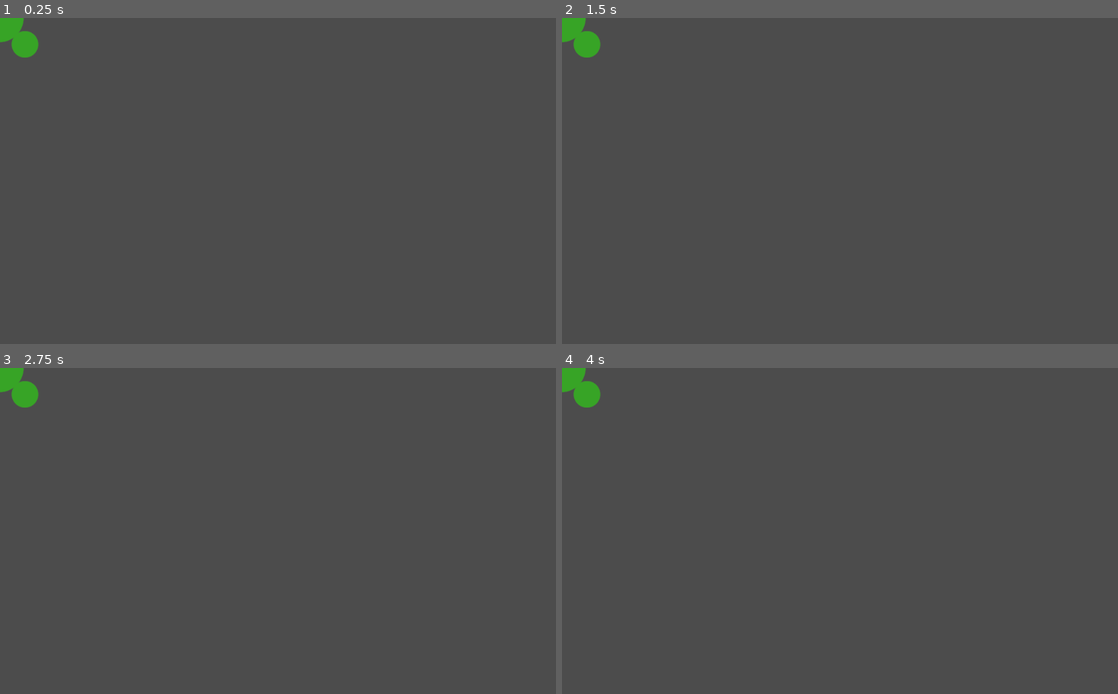
Above: before the commit, frames 1-4 (two rows, left to right).
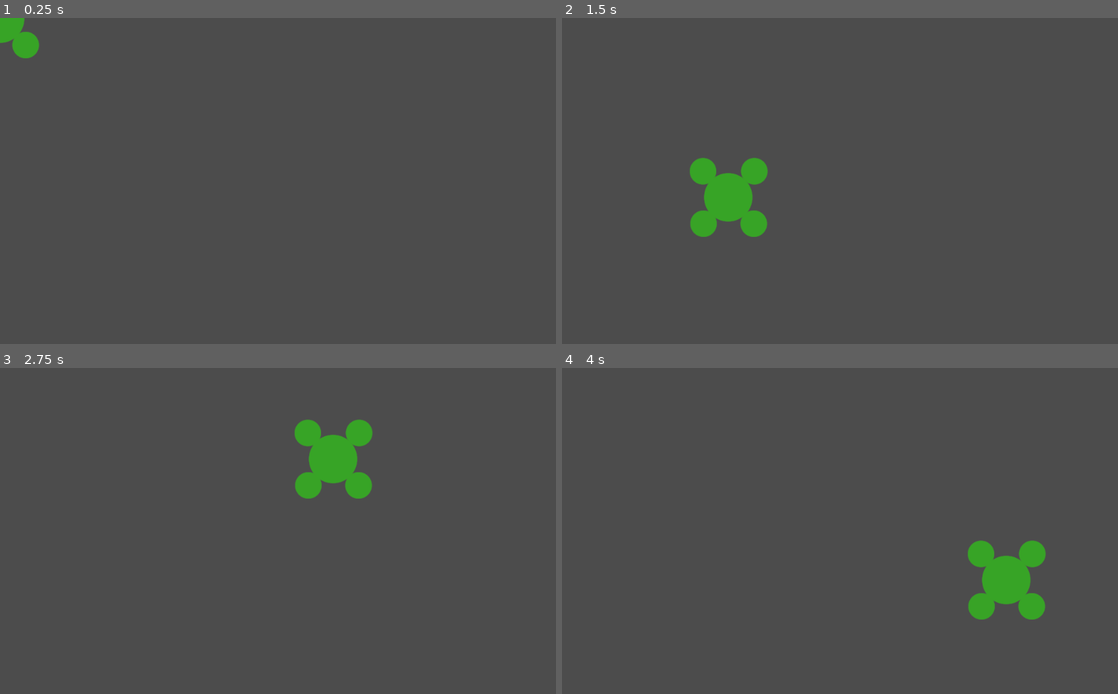
Above: after the commit, the same moments.

Repository: smclaughlan/GWJ52
Game: Godot game, scene res://Scenes/Objects/Towers/TowerBuildmode.tscn
Same seed, same stepped clock (60 frames per second), same inputs: the game is played once before the commit and once after it. This scene is started directly instead of the project's main scene.
Inputs (mouse positions are in pixels of both pictures, inside the frame that each line leads up to):
- Up to frame 1 (0.25 s): no input
- Up to frame 2 (1.5 s): tap Enter at 0.5 s; move the mouse to (962, 164) at 0.52 s; hold Space (right_hand) 0.53-1.28 s; tap G (build) at 0.6, 1.35 s; move the mouse to (728, 197) at 1.27 s; hold Down (ui_down) from 1.28 s (still down)
- Up to frame 3 (2.75 s): tap Enter at 2 s; move the mouse to (333, 459) at 2.02 s; release Down (ui_down) at 2.03 s; hold Space (right_hand) from 2.03 s (still down); tap G (build) at 2.1 s
- Up to frame 4 (4 s): move the mouse to (812, 596) at 2.77 s; release Space (right_hand) at 2.78 s; hold Up (ui_up) 2.78-3.53 s; tap G (build) at 2.85, 3.6 s; tap Enter at 3.5 s; move the mouse to (1006, 579) at 3.52 s; hold R (left_hand) from 3.53 s (still down)

The runs differ from the first frame. In frame 1, less than 0.1% of the frame differs, in the area x 0-7%, y 0-13%; in frame 2, 2.8%, in the area x 0-37%, y 0-68%; in frame 3, 2.8%; in frame 4, 2.8%.
Error before the commit: Invalid get index 'global_position' (on base: 'Nil'). (res://Scenes/Objects/Towers/TowerBuildmode.gd:18)
Error after the commit: Invalid get index 'global_position' (on base: 'Nil'). (res://Scenes/Objects/Towers/TowerBuildmode.gd:19)

Commit message:
fixing construction wrench

Diff:
--- a/GodotProject/Scenes/Objects/Tools/ConstructionWrench.gd
+++ b/GodotProject/Scenes/Objects/Tools/ConstructionWrench.gd
@@ -16,19 +16,26 @@
 enum States { INITIALIZING, STORED, ACTIVE }
 var State = States.INITIALIZING
 
-# Called when the node enters the scene tree for the first time.
+
 func _ready():
-	pass # Replace with function body.
+	pass
+
 
 func init(myPlayer):
 	player = myPlayer
-
+	State = States.ACTIVE
 
 func _unhandled_input(event):
 	if !equipped or State != States.ACTIVE:
 		return
-	elif Input.is_action_just_pressed(action_to_use) and tower_buildmode_visual.can_place:
+	elif Input.is_action_just_pressed(action_to_use):
+		attempt_to_spawn_tower()
+
+func attempt_to_spawn_tower():
+	if tower_buildmode_visual.can_place:
 		spawn_tower()
+	else:
+		$IncorrectPlacementNoise.play()
 
 
 func spawn_tower():
@@ -36,6 +43,7 @@
 	new_tower.global_position = tower_buildmode_visual.global_position
 
 	if Global.current_map != null and is_instance_valid(Global.current_map):
+		$BuildNoise.play()
 		Global.current_map.add_child(new_tower)
 		new_tower.init("fire")
 
@@ -47,6 +55,7 @@
 		# Create green tower base to visualize where tower will be placed.
 		tower_buildmode_visual = tower_buildmode.instance()
 		tower_buildmode_visual.store_player(self)
+
 		if Global.current_map != null and is_instance_valid(Global.current_map):
 			Global.current_map.add_child(tower_buildmode_visual)
 		else:
--- a/GodotProject/Scenes/Objects/Tools/ConstructionWrench.tscn
+++ b/GodotProject/Scenes/Objects/Tools/ConstructionWrench.tscn
@@ -1,6 +1,8 @@
-[gd_scene load_steps=2 format=2]
+[gd_scene load_steps=4 format=2]
 
 [ext_resource path="res://Scenes/Objects/Tools/ConstructionWrench.gd" type="Script" id=1]
+[ext_resource path="res://Scenes/Objects/Tools/NotThereNoise.wav" type="AudioStream" id=2]
+[ext_resource path="res://Scenes/Objects/Tools/BuildNoise.wav" type="AudioStream" id=3]
 
 [node name="ConstructionWrench" type="Node2D"]
 script = ExtResource( 1 )
@@ -18,3 +20,9 @@
 
 [node name="TargetPosition" type="Position2D" parent="Sprite"]
 position = Vector2( 179, -1 )
+
+[node name="IncorrectPlacementNoise" type="AudioStreamPlayer2D" parent="."]
+stream = ExtResource( 2 )
+
+[node name="BuildNoise" type="AudioStreamPlayer2D" parent="."]
+stream = ExtResource( 3 )
--- a/GodotProject/Scenes/Objects/Towers/TowerBuildmode.gd
+++ b/GodotProject/Scenes/Objects/Towers/TowerBuildmode.gd
@@ -2,7 +2,7 @@
 
 var can_place = true
 var player
-export var MAX_PLACEMENT_RANGE = 200
+export var MAX_PLACEMENT_RANGE = 300.0
 onready var build_area = $Area2D
 onready var visual = $Sprite
 
@@ -13,6 +13,7 @@
 
 func _physics_process(delta):
 
+	set_global_position(get_global_mouse_position())
 
 	# If the player is too far away, can't place.
 	var distance_to_player = global_position.distance_to(player.global_position)
--- a/GodotProject/project.godot
+++ b/GodotProject/project.godot
@@ -74,14 +74,14 @@
 }
 right_hand={
 "deadzone": 0.5,
-"events": [ Object(InputEventMouseButton,"resource_local_to_scene":false,"resource_name":"","device":0,"alt":false,"shift":false,"control":false,"meta":false,"command":false,"button_mask":0,"position":Vector2( 0, 0 ),"global_position":Vector2( 0, 0 ),"factor":1.0,"button_index":1,"pressed":false,"doubleclick":false,"script":null)
-, Object(InputEventKey,"resource_local_to_scene":false,"resource_name":"","device":0,"alt":false,"shift":false,"control":false,"meta":false,"command":false,"pressed":false,"scancode":32,"physical_scancode":0,"unicode":0,"echo":false,"script":null)
+"events": [ Object(InputEventKey,"resource_local_to_scene":false,"resource_name":"","device":0,"alt":false,"shift":false,"control":false,"meta":false,"command":false,"pressed":false,"scancode":32,"physical_scancode":0,"unicode":0,"echo":false,"script":null)
+, Object(InputEventMouseButton,"resource_local_to_scene":false,"resource_name":"","device":0,"alt":false,"shift":false,"control":false,"meta":false,"command":false,"button_mask":0,"position":Vector2( 0, 0 ),"global_position":Vector2( 0, 0 ),"factor":1.0,"button_index":2,"pressed":false,"doubleclick":false,"script":null)
  ]
 }
 left_hand={
 "deadzone": 0.5,
-"events": [ Object(InputEventMouseButton,"resource_local_to_scene":false,"resource_name":"","device":0,"alt":false,"shift":false,"control":false,"meta":false,"command":false,"button_mask":0,"position":Vector2( 0, 0 ),"global_position":Vector2( 0, 0 ),"factor":1.0,"button_index":2,"pressed":false,"doubleclick":false,"script":null)
-, Object(InputEventKey,"resource_local_to_scene":false,"resource_name":"","device":0,"alt":false,"shift":false,"control":false,"meta":false,"command":false,"pressed":false,"scancode":82,"physical_scancode":0,"unicode":0,"echo":false,"script":null)
+"events": [ Object(InputEventKey,"resource_local_to_scene":false,"resource_name":"","device":0,"alt":false,"shift":false,"control":false,"meta":false,"command":false,"pressed":false,"scancode":82,"physical_scancode":0,"unicode":0,"echo":false,"script":null)
+, Object(InputEventMouseButton,"resource_local_to_scene":false,"resource_name":"","device":0,"alt":false,"shift":false,"control":false,"meta":false,"command":false,"button_mask":0,"position":Vector2( 0, 0 ),"global_position":Vector2( 0, 0 ),"factor":1.0,"button_index":1,"pressed":false,"doubleclick":false,"script":null)
  ]
 }
 build={
Not shown, added: GodotProject/Scenes/Objects/Tools/BuildNoise.wav.import
Not shown, added: GodotProject/Scenes/Objects/Tools/NotThereNoise.wav.import
Not shown, added: GodotProject/Scenes/Objects/Tools/BuildNoise.wav
Not shown, added: GodotProject/Scenes/Objects/Tools/NotThereNoise.wav
